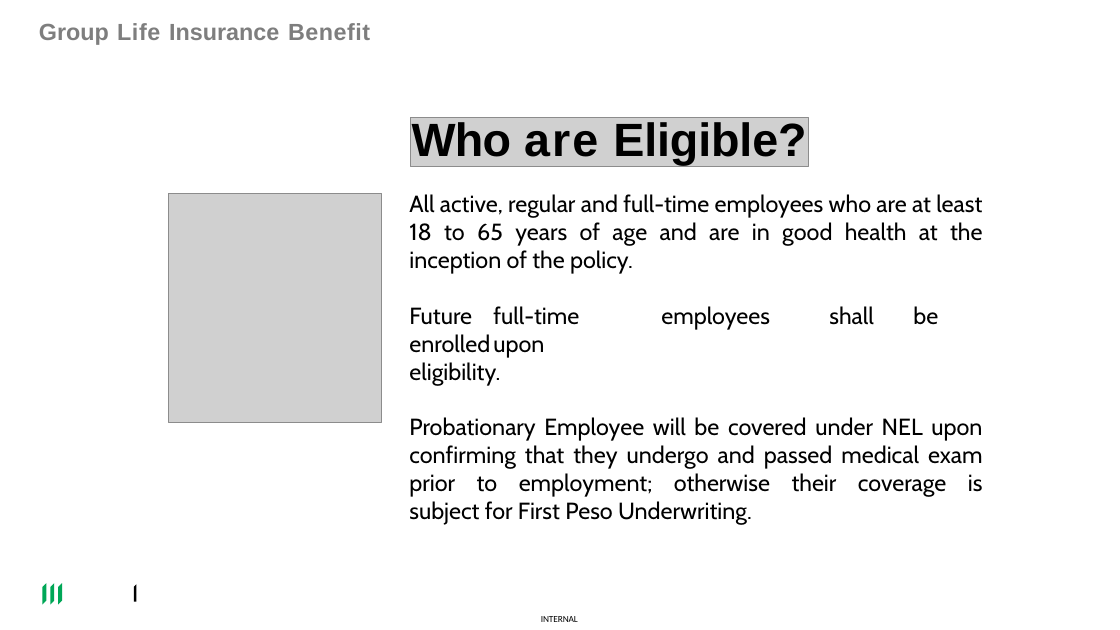
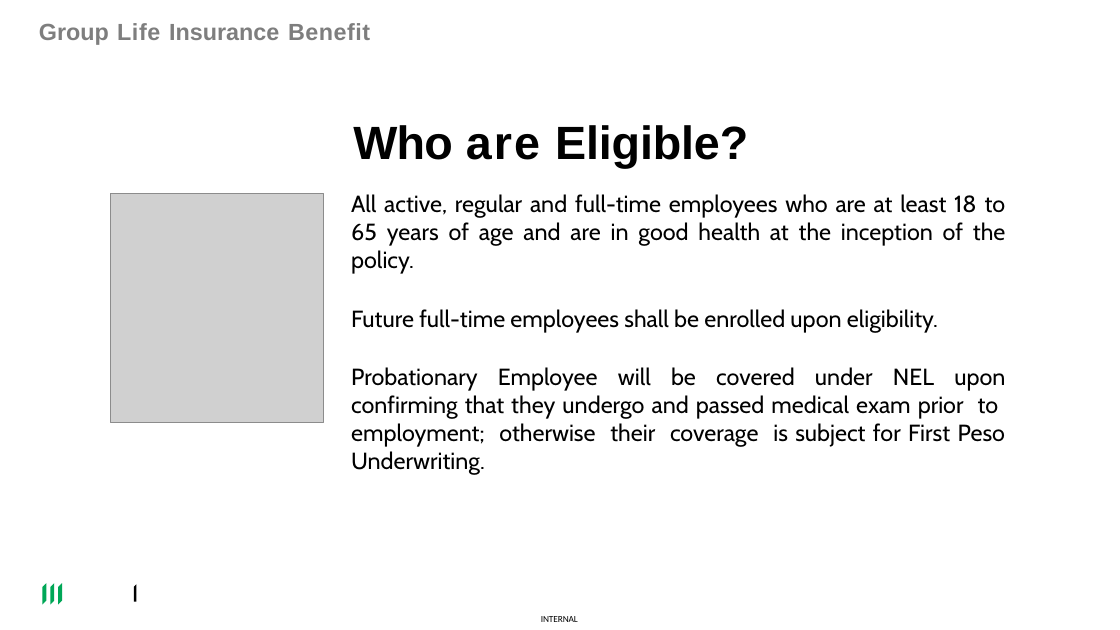
Before and after one commit to fogit-hd/NHOP, a slide deck: slide 4 of Data/AIPresenter/Input/pptx_file_here/FPT SOFTWARE PHILIPPINES CORP_2026_031926 .pptx. Drawn at 1120x630 pixels with LibreOffice and Linux fonts; fonts in the diff are those of the drawing; grey boxes stand for pictures; background and template pictures are left out. Boxes give left, top, right and bottom in pixels: in the first picture for what was removed or moved away, otherwise in the second. Text is boxed around its words. In the diff, an @@ line names an element or a change of style, - is before the commit and + after.

```diff
--- a/Data/AIPresenter/Input/pptx_file_here/FPT SOFTWARE PHILIPPINES CORP_2026_031926 .pptx
+++ b/Data/AIPresenter/Input/pptx_file_here/FPT SOFTWARE PHILIPPINES CORP_2026_031926 .pptx
@@ title "Who are Eligible?": place and size @@
-title "Who are Eligible?" at (412,122,806,165)
+title "Who are Eligible?" at (353,125,748,169)
@@ title "Who are Eligible?" at (353,125,748,169): alignment left to centre @@
@@ picture removed at (411,118,809,166) @@
@@ picture: place and size @@
-picture at (169,193,382,423)
+picture at (110,193,323,423)
@@ text "All active, regular and full-time ...": place and size @@
-text "All active, regular and full-time ..." at (409,194,983,525)
+text "All active, regular and full-time ..." at (351,194,1006,475)
@@ text at (351,309,938,333): text changed @@
-Future full-time employees shall be enrolled upon
-eligibility.
+Future full-time employees shall be enrolled upon eligibility.
@@ text at (351,367,1006,475): more space between paragraphs @@
```
Also in this commit, not shown: 26 other slides changed, 39 other files.
